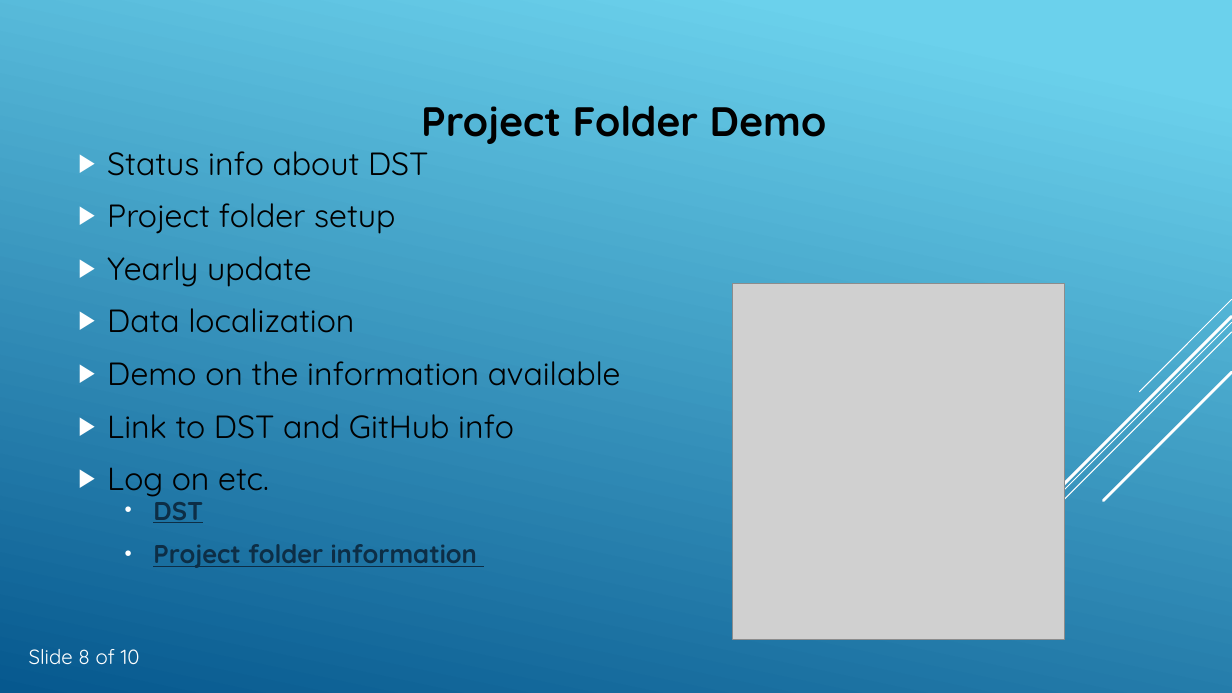
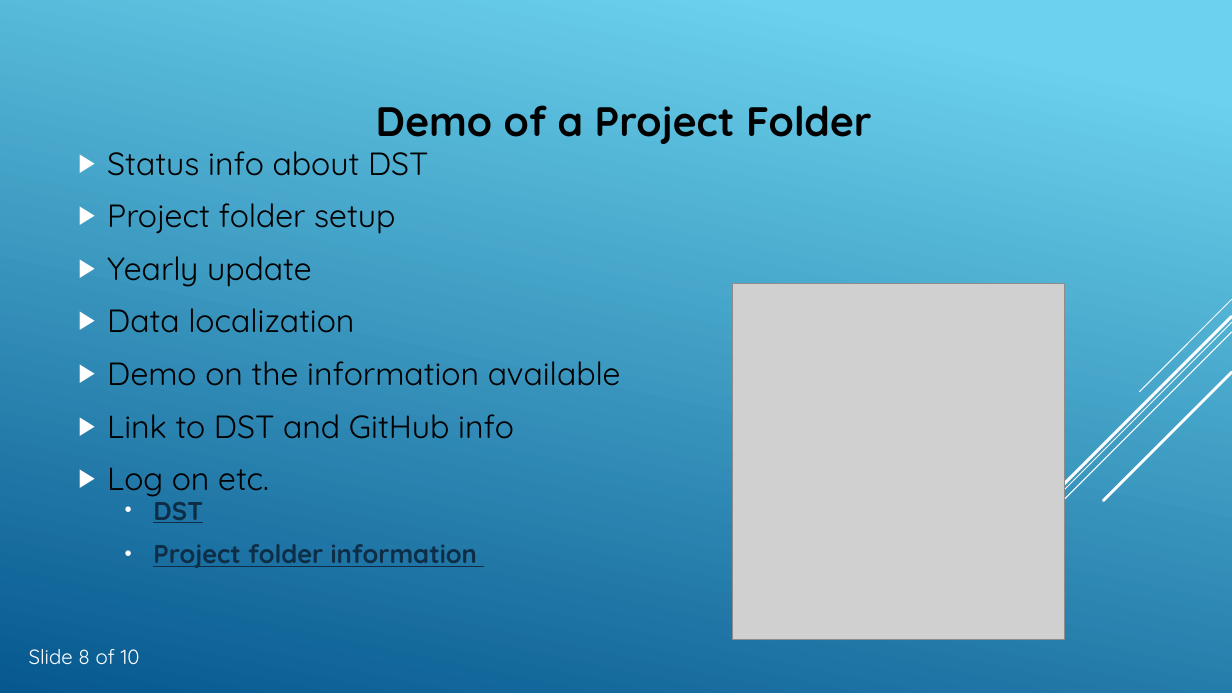
Before and after one commit to ctpteam/DST, a slide deck: slide 9 of Slide shows from symposia and network introduction/Tour de Statistics Denmark.pptx. Drawn at 1232x693 pixels with LibreOffice and Linux fonts; fonts in the diff are those of the drawing; grey boxes stand for pictures. Boxes give left, top, right and bottom in pixels: in the first picture for what was removed or moved away, otherwise in the second. Text is boxed around its words. In the diff, an @@ line names an element or a change of style, - is before the commit and + after.

```diff
--- a/Slide shows from symposia and network introduction/Tour de Statistics Denmark.pptx
+++ b/Slide shows from symposia and network introduction/Tour de Statistics Denmark.pptx
@@ text at <box>376,105,872,144</box>: text changed @@
-Project Folder Demo
+Demo of a Project Folder
```
Also in this commit, not shown: 3 other slides changed, 1 other file.
